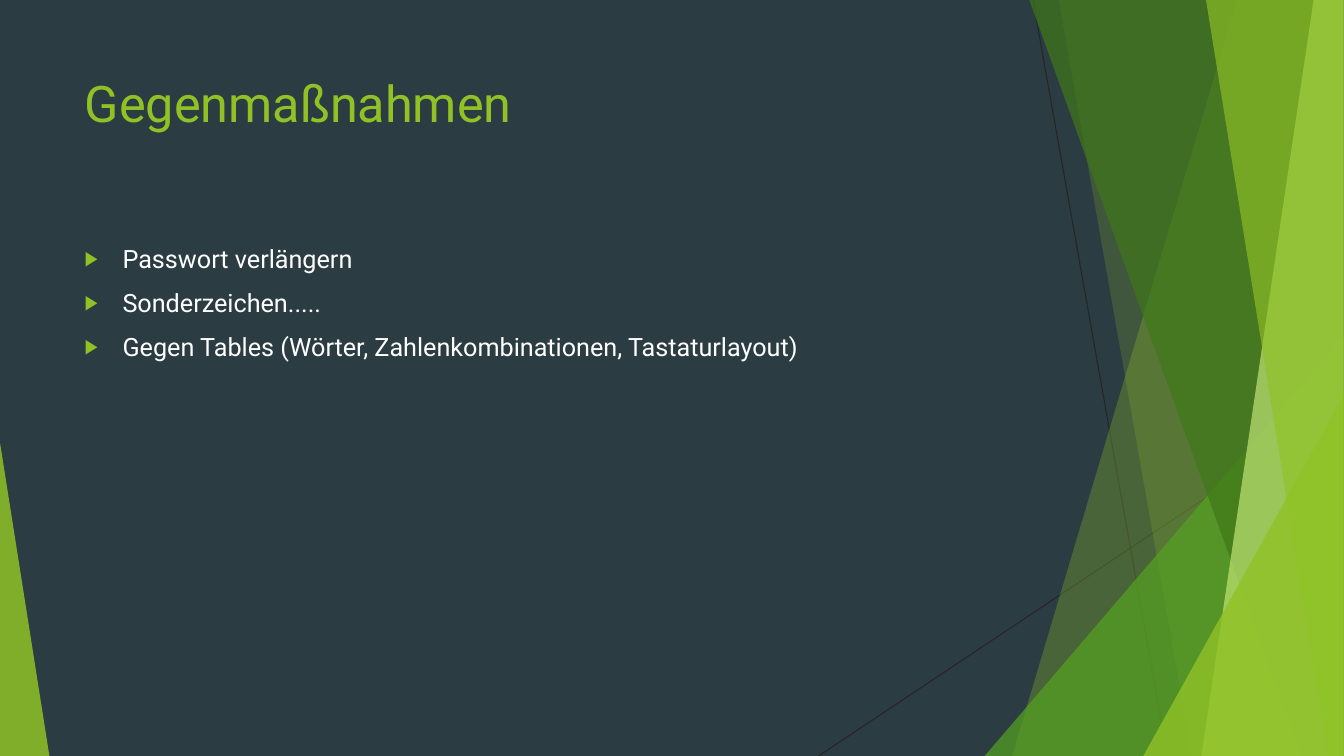
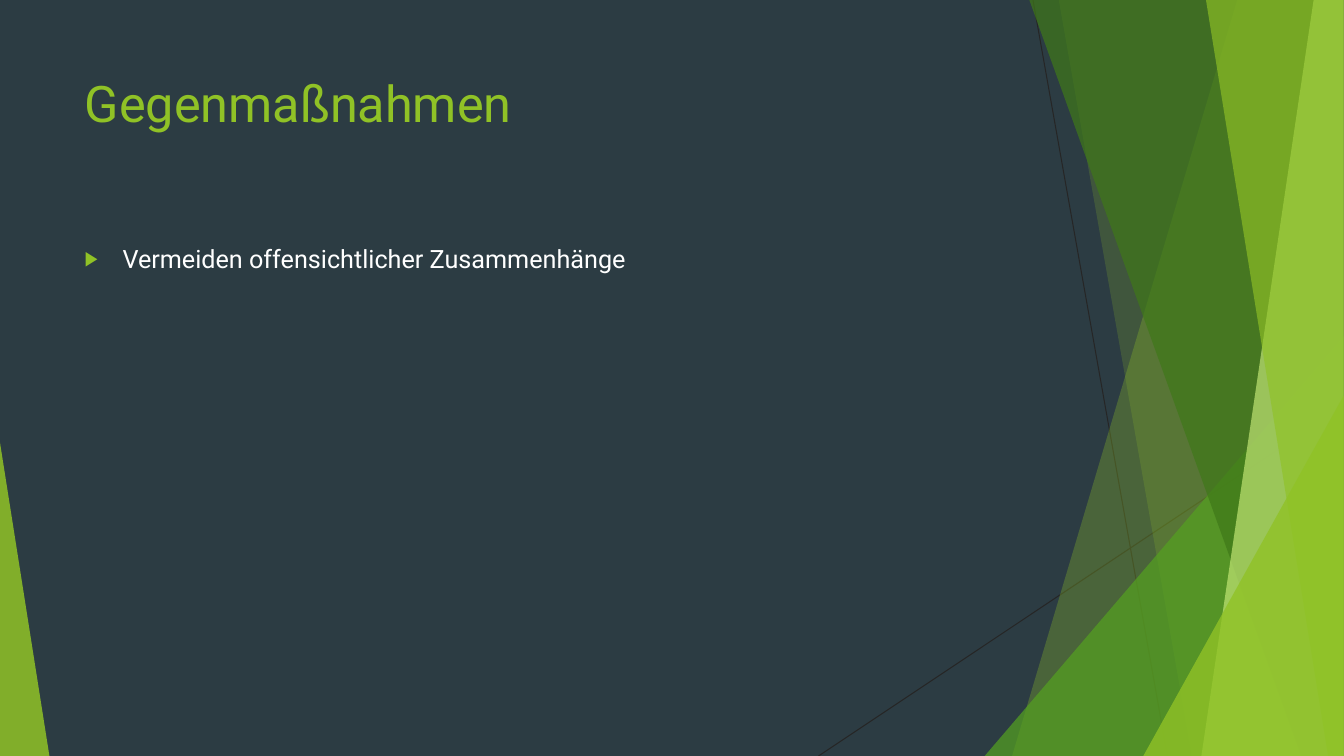
Before and after one commit to StefanSchuck/JohnTheRipperVortrag, a slide deck: slide 14 of Vortrag.pptx. Drawn at 1344x756 pixels with LibreOffice and Linux fonts; fonts in the diff are those of the drawing. Boxes give left, top, right and bottom in pixels: in the first picture for what was removed or moved away, otherwise in the second. Text is boxed around its words. In the diff, an @@ line names an element or a change of style, - is before the commit and + after.

```diff
--- a/Vortrag.pptx
+++ b/Vortrag.pptx
@@ text at (123,249,626,274): text changed @@
-▶ Passwort verlängern
-▶ Sonderzeichen.....
-▶ Gegen Tables (Wörter, Zahlenkombinationen, Tastaturlayout)
+▶ Vermeiden offensichtlicher Zusammenhänge
```
Also in this commit, not shown: 8 other slides changed, 3 slides added, 5 slides removed.
